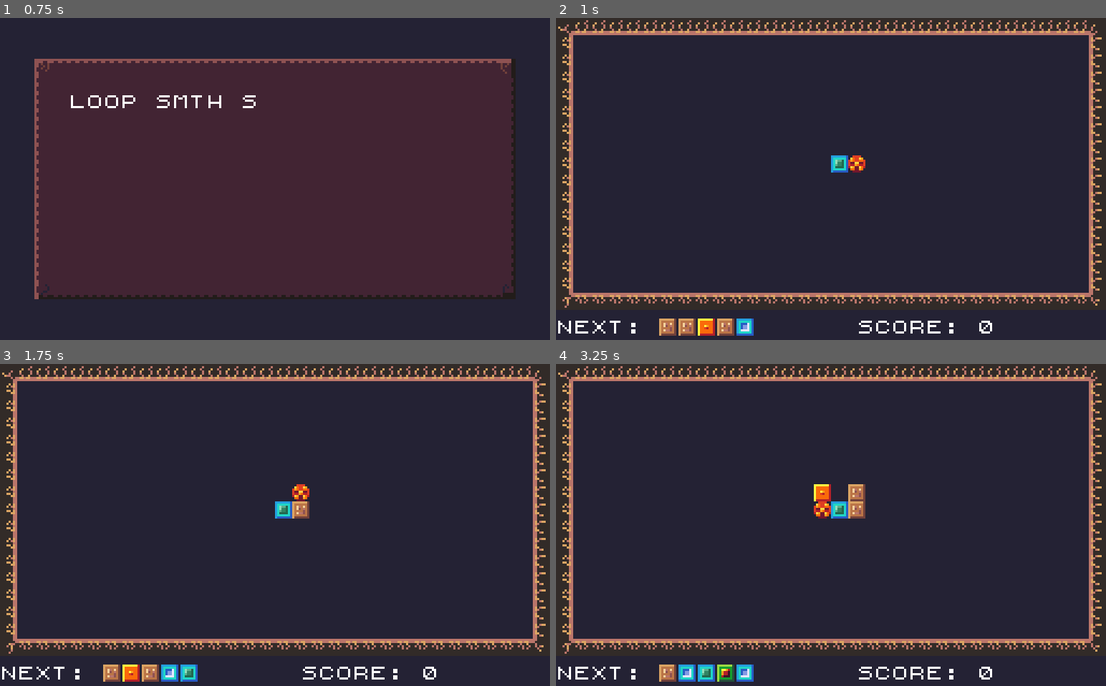
Above: before the commit, frames 1-4 (two rows, left to right).
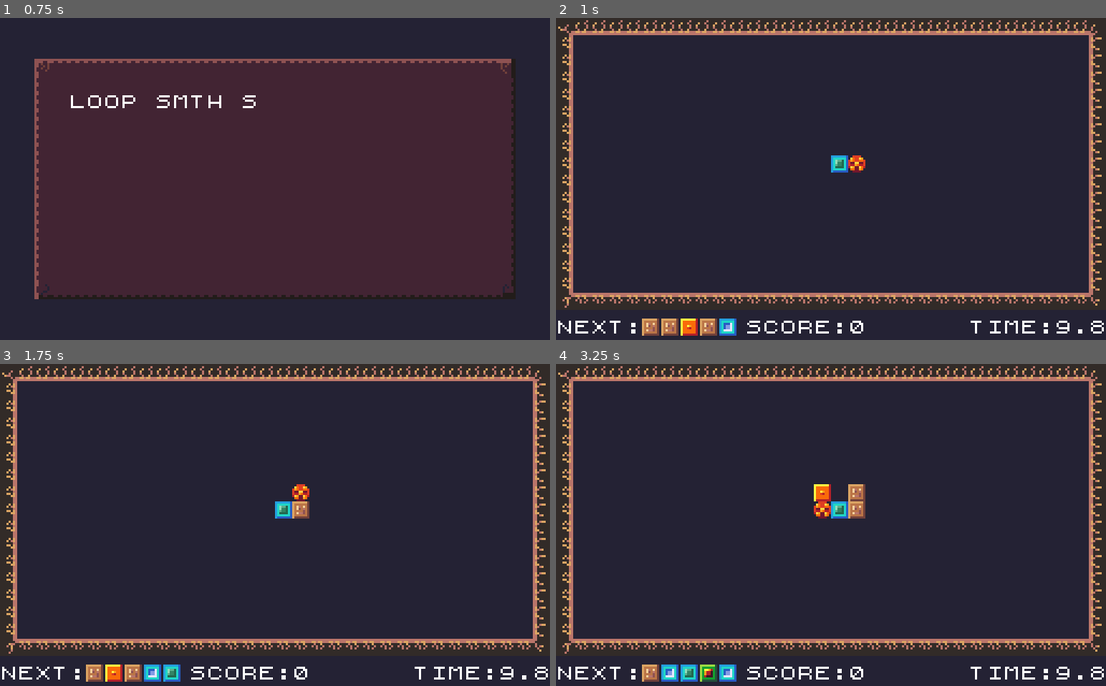
Above: after the commit, the same moments.

Repository: mbrezu/LD47
Game: Godot game, scene res://scenes/main.tscn
Two runs of this game, one before a commit and one after it. Both use one fixed random seed, a clock stepped at 60 frames per second and the inputs below.
Inputs:
- Up to frame 1 (0.75 s): no input
- Up to frame 2 (1 s): tap Space (ui_select) at 0.77 s
- Up to frame 3 (1.75 s): tap Enter at 1.25 s; tap Space (ui_select) at 1.52 s
- Up to frame 4 (3.25 s): tap Space (ui_select) at 2, 3.02 s; tap Enter at 2.75 s

Frame 1 is identical in both runs. In frame 2, 1.8% of the frame differs, in the area x 15-100%, y 93-99%; in frame 3, 1.9%; in frame 4, 1.9%.

Commit message:
game over if tile not placed for 10 seconds.

Diff:
--- a/godot/scenes/game.gd
+++ b/godot/scenes/game.gd
@@ -8,12 +8,13 @@
 var _score = 0
 
 func _ready():
+	$advance_timer.wait_time = Consts.PLAYER_ADVANCE_INITIAL_INTERVAL
 	$player.configure($map)
 	$player.set_map_position(Consts.START_SQUARE_ROW, Consts.START_SQUARE_COLUMN + 1)
 	var _dummy = $player.connect("player_moved", self, "_on_player_moved")
 	_dummy = $player.connect("player_died", self, "_on_player_died")
 	_dummy = $map.connect("segment_deleted", self, "_on_segment_deleted")
-	$score.set_label("SCORE: " + str(_score))
+	$score.set_label("SCORE:" + str(_score))
 
 func _process(_delta):
 	if Input.is_action_just_pressed("ui_select"):
@@ -22,14 +23,17 @@
 			Input.action_release("ui_select")
 			_add_tile = true
 			$player.advance()
+	var rounded_time = round($game_over_timer.time_left * 10) / 10
+	$time.set_label("TIME:" + str(rounded_time))
 
 
-func _on_player_moved(old_row, old_column, _row, _column):
+func _on_player_moved(old_row, old_column, row, column):
 #	print("player moved ", [old_row, old_column, row, column])
-	if _add_tile:
+	if _add_tile and (old_row != row or old_column != column):
 		# print("adding tile")
 		_add_tile = false
-		$advance_timer.wait_time = 1
+		$game_over_timer.start()
+		$advance_timer.wait_time = Consts.PLAYER_ADVANCE_INITIAL_INTERVAL
 		$advance_timer.start()
 		$map.add_tile(old_row, old_column, $next_items.get_next_tile_number())
 		$next_items.advance()
@@ -42,7 +46,7 @@
 
 func _on_segment_deleted(size, tile_number):
 	_score += size * size
-	$score.set_label("SCORE: " + str(_score))
+	$score.set_label("SCORE:" + str(_score))
 
 
 func _on_advance_timer_timeout():
@@ -53,8 +57,6 @@
 		$advance_timer.wait_time = Consts.MIN_PLAYER_ADVANCE_INTERVAL
 
 
-# just for testing menus
 func _on_game_over_timer_timeout():
-#	_game_over = true
-#	emit_signal("game_over")
-	pass
+	_game_over = true
+	emit_signal("game_over")
--- a/godot/scenes/game.tscn
+++ b/godot/scenes/game.tscn
@@ -28,10 +28,14 @@
 position = Vector2( 0, 140 )
 
 [node name="game_over_timer" type="Timer" parent="."]
+wait_time = 10.0
 one_shot = true
 autostart = true
 
 [node name="score" parent="." instance=ExtResource( 7 )]
-position = Vector2( 140, 140 )
+position = Vector2( 88, 140 )
+
+[node name="time" parent="." instance=ExtResource( 7 )]
+position = Vector2( 192, 140 )
 [connection signal="timeout" from="advance_timer" to="." method="_on_advance_timer_timeout"]
 [connection signal="timeout" from="game_over_timer" to="." method="_on_game_over_timer_timeout"]
--- a/godot/scenes/next_items.gd
+++ b/godot/scenes/next_items.gd
@@ -21,7 +21,7 @@
 	for i in range(Consts.LOOKAHEAD):
 		var item = MapCell.new(randi() % Consts.TILES_COUNT + 1)
 		item.tile_instance = tile_scenes[item.tile_number - 1].instance()
-		item.tile_instance.position = Vector2(48 + i * 9, 0)
+		item.tile_instance.position = Vector2(40 + i * 9, 0)
 		add_child(item.tile_instance)
 		_list.append(item)
 
@@ -38,4 +38,4 @@
 	add_child(item.tile_instance)
 	_list.append(item)
 	for i in range(Consts.LOOKAHEAD):
-		_list[i].tile_instance.position = Vector2(48 + i * 9, 0)
+		_list[i].tile_instance.position = Vector2(40 + i * 9, 0)
--- a/godot/scripts/consts.gd
+++ b/godot/scripts/consts.gd
@@ -13,4 +13,6 @@
 enum GameState { NOTHING, MENU, IN_GAME, GAME_OVER }
 
 const PLAYER_ADVANCE_INTERVAL_CHANGE = 0.1
-const MIN_PLAYER_ADVANCE_INTERVAL = 0.25
+const MIN_PLAYER_ADVANCE_INTERVAL = 0.1
+
+const PLAYER_ADVANCE_INITIAL_INTERVAL = 1
